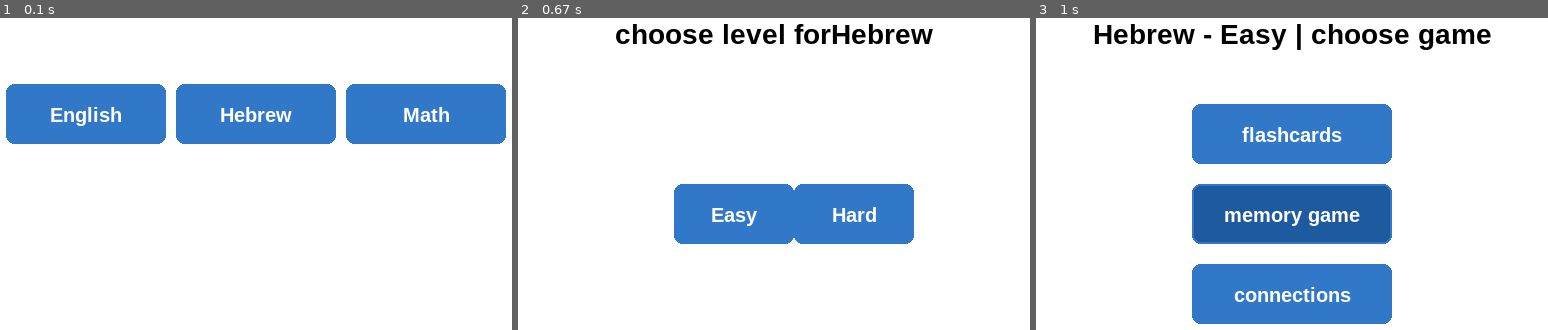
Above: before the commit, frames 1-3 (left to right).
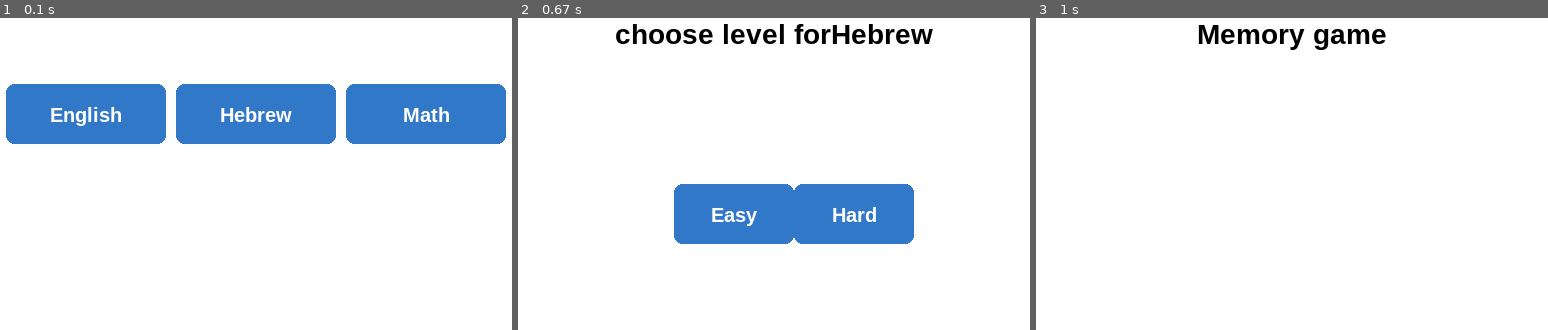
Above: after the commit, the same moments.

Repository: brachaaya/hakathon_project
Game: pygame game, started from start_screen.py
The game is run twice, just before and just after one commit, with the same random seed, the same clock (stepped at 60 frames per second) and the same inputs.
Inputs (mouse positions are in pixels of both pictures, inside the frame that each line leads up to):
- Up to frame 1 (0.1 s): no input
- Up to frame 2 (0.67 s): click (774, 133) at 0.38 s
- Up to frame 3 (1 s): click "Easy" at 0.72 s

Frames 1-2 are identical in both runs. In frame 3, 24% of the frame differs, in the area x 11-89%, y 1-99%.

Commit message:
aya commit 3

Diff:
--- a/start_screen.py
+++ b/start_screen.py
@@ -133,8 +133,14 @@
         for btn in game_buttons:
             if btn.draw(screen):
                 selected_game= btn.text
-                # if selected_game=="math competition":
-                    # math_competition.one_min_competition()
+                if selected_game=="memory game":
+                    game_state="memory_game"
+
+    elif game_state == "memory_game":
+        title_font = pygame.font.SysFont("Arial", 28, bold=True)
+        text = title_font.render("Memory game", True, BLACK)
+        text_rect = text.get_rect(center=(SCREEN_WIDTH//2, 150))
+        screen.blit(text, text_rect)
 
 
     for event in pygame.event.get():
